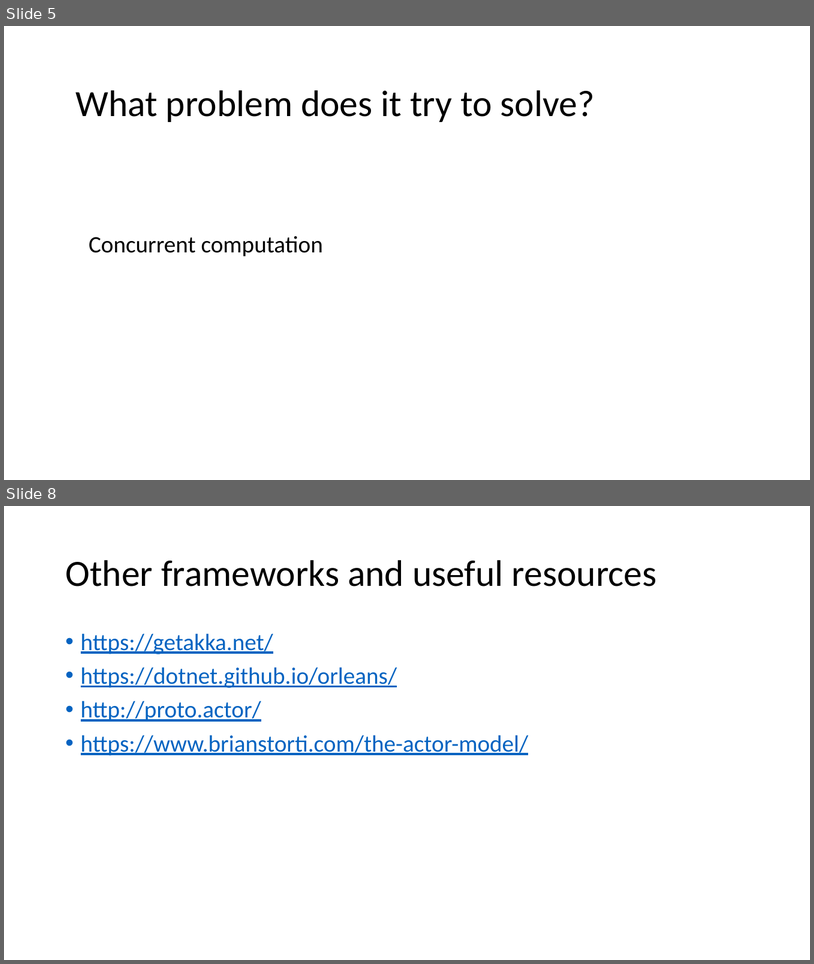
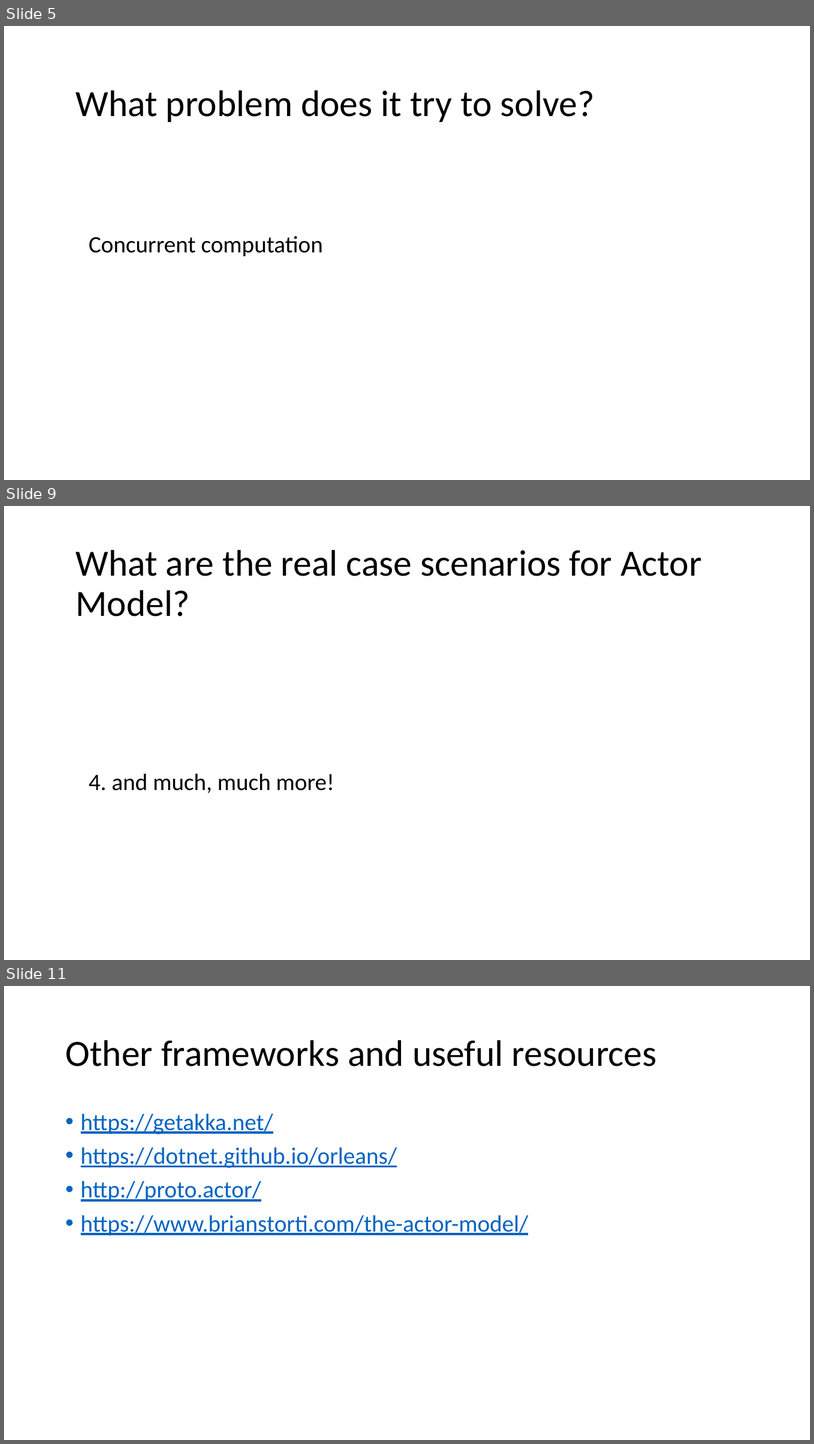
Before and after one commit to plitwinski/akka-dot-net-as-an-example-of-actor-model-presentation, a slide deck: presentation/english/akka-dotnet-as-an-example-of-actor-model.pptx. Shown one above the other, each under a label of ours: slides 5 and 8 before the commit, slides 5, 9 and 11 after it; the slides between them are not shown. The pictures are 814x964 and 814x1444 pixels, drawn with LibreOffice and Linux fonts; fonts in the diff are those of the drawing. Boxes give left, top, right and bottom in pixels: in the first picture for what was removed or moved away, otherwise in the second. Text is boxed around its words. In the diff, an @@ line names an element or a change of style, - is before the commit and + after.

```diff
--- a/presentation/english/akka-dotnet-as-an-example-of-actor-model.pptx
+++ b/presentation/english/akka-dotnet-as-an-example-of-actor-model.pptx
@@ slide 9 added at (4,506,810,960), background #FFFFFF @@
@@ text added at (75,550,702,616), 44 pt, text #000000 @@
+What are the real case scenarios for Actor Model?
@@ title added at (89,773,335,793), 28 pt, text #000000 @@
+4. and much, much more!
@@ what was slide 8 is now slide 11 @@
```
Also in this commit, not shown: 2 slides changed, 2 other slides added, 17 other files.
